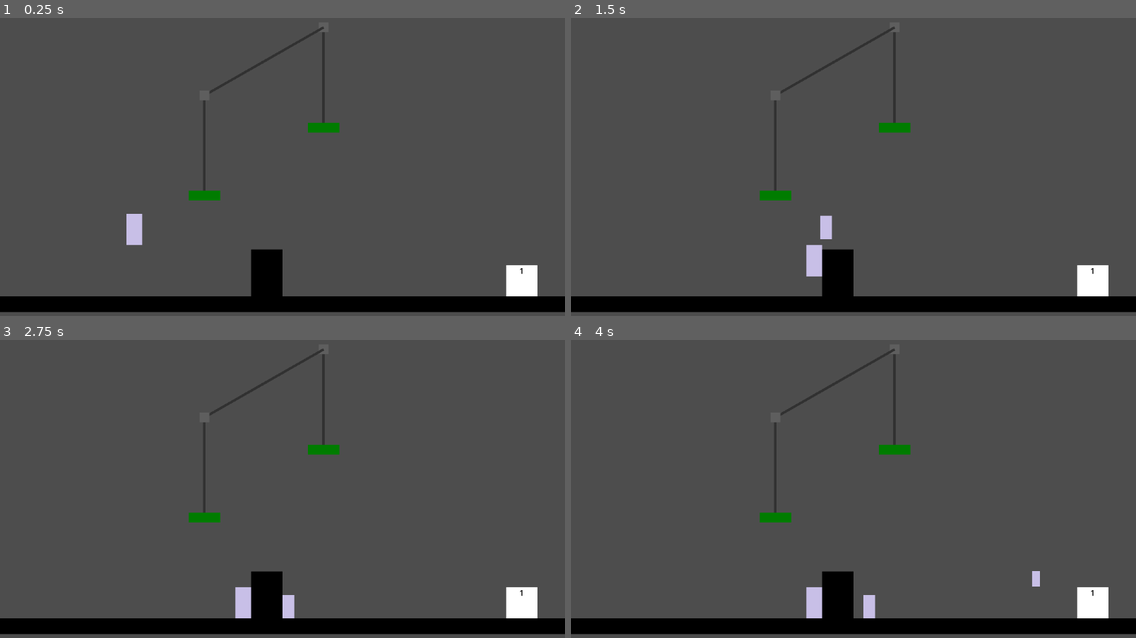
Above: before the commit, frames 1-4 (two rows, left to right).
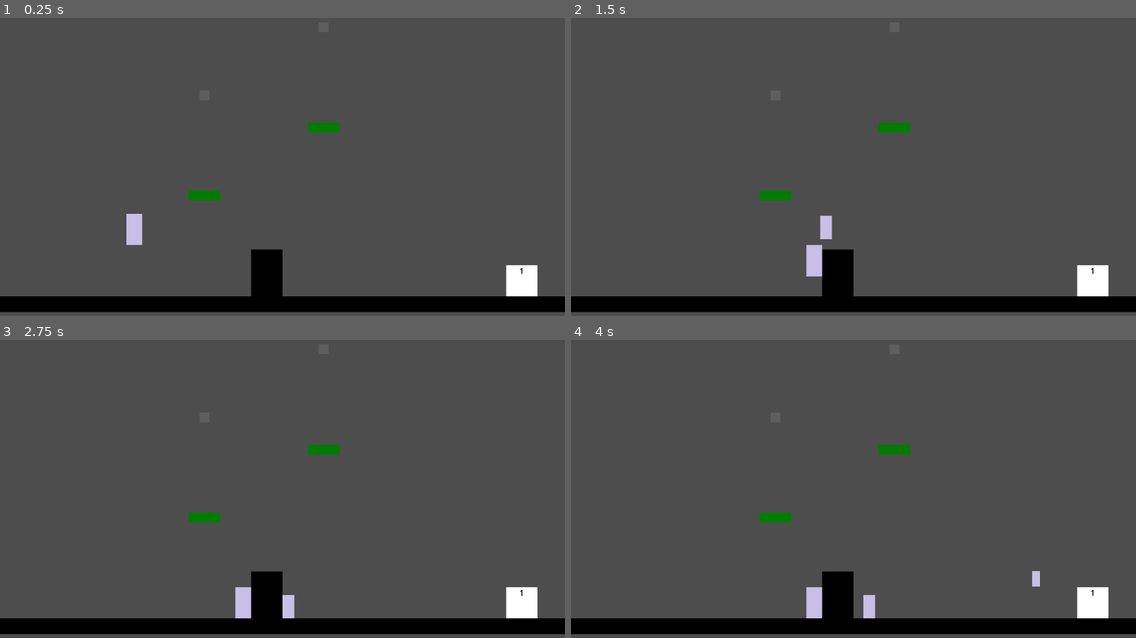
Above: after the commit, the same moments.

Repository: SethHDavis99/GMTK2024
Game: Godot game, scene res://levels/main.tscn
Two runs of this game, one before a commit and one after it. Both use one fixed random seed, a clock stepped at 60 frames per second and the inputs below.
Inputs (mouse positions are in pixels of both pictures, inside the frame that each line leads up to):
- Up to frame 1 (0.25 s): no input
- Up to frame 2 (1.5 s): move the mouse to (706, 277) at 0.52 s; press the mouse at (706, 277) at 0.53 s; hold D (move_right) from 0.53 s (still down); tap W (jump) at 0.77 s; move the mouse to (740, 172) at 1.27 s; release the mouse at (740, 172) at 1.28 s; tap Space (pop) at 1.35 s
- Up to frame 3 (2.75 s): tap W (jump) at 1.52 s; move the mouse to (333, 542) at 2.02 s; release D (move_right) at 2.03 s; press the mouse at (333, 542) at 2.03 s; hold A (move_left) from 2.03 s (still down)
- Up to frame 4 (4 s): tap Enter at 2.75 s; move the mouse to (825, 542) at 2.77 s; release A (move_left) at 2.78 s; release the mouse at (825, 542) at 2.78 s; hold D (move_right) from 2.78 s (still down); tap Space (pop) at 2.85 s; tap W (jump) at 3.02, 3.77 s; move the mouse to (966, 581) at 3.52 s; press the mouse at (966, 581) at 3.53 s

The runs differ from the first frame. In frame 1, 0.4% of the frame differs, in the area x 36-58%, y 2-58%; in frame 2, 0.4%; in frame 3, 0.4%; in frame 4, 0.4%.

Commit message:
pully error checking

Diff:
--- a/levels/main.tscn
+++ b/levels/main.tscn
@@ -27,4 +27,3 @@
 offset_top = 187.0
 offset_right = 427.0
 offset_bottom = 207.0
-linked_pully = NodePath("../PullyPlatform")
--- a/scripts/door.gd
+++ b/scripts/door.gd
@@ -9,4 +9,7 @@
 
 func _on_body_entered(body: Node2D) -> void:
 	if body is Player and body.size == required_size:
-		get_tree().call_deferred("change_scene_to_file",next_level)
+		if FileAccess.file_exists(next_level):
+			get_tree().call_deferred("change_scene_to_file",next_level)
+		else:
+			printerr("ERROR: Next level does not exist!")
--- a/scripts/pully_platform.gd
+++ b/scripts/pully_platform.gd
@@ -15,6 +15,9 @@
 	if linked_pully:
 		var inst = get_node(linked_pully)
 		inst.linked_pully = get_path()
+	else:
+		printerr("ERROR: Pully is not linked")
+		set_physics_process(false)
 
 # Called every frame. 'delta' is the elapsed time since the previous frame.
 func _physics_process(delta: float) -> void:
Not shown, added: audio/WoodenDolls.ogg.import
Not shown: 1 places in levels/Level1.tscn that only renumber resources
